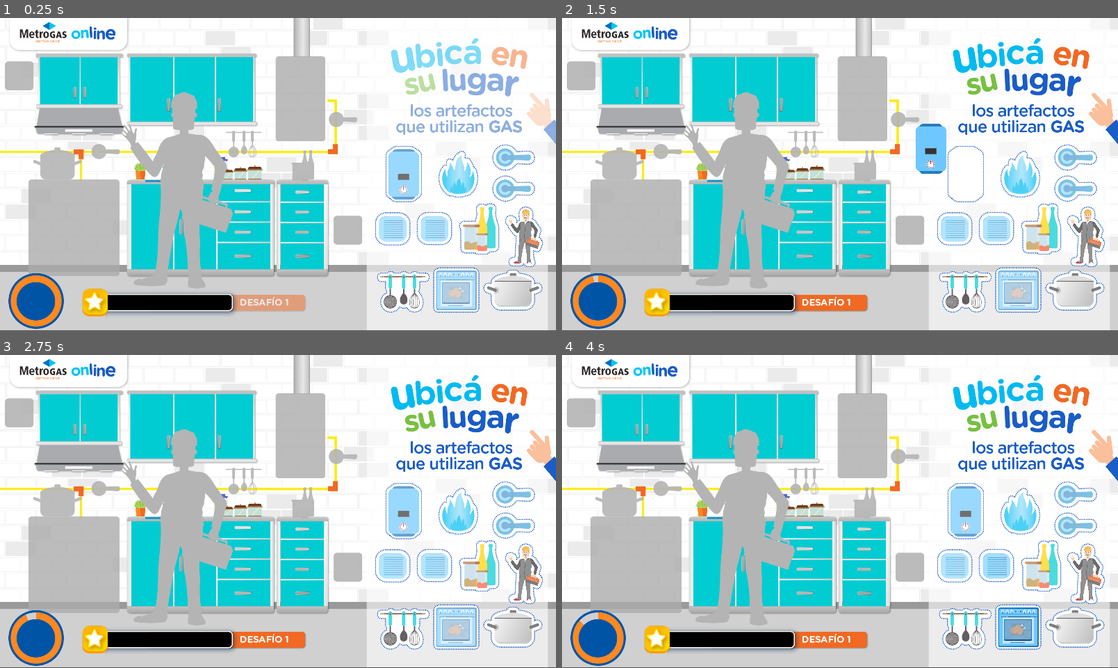
Above: before the commit, frames 1-4 (two rows, left to right).
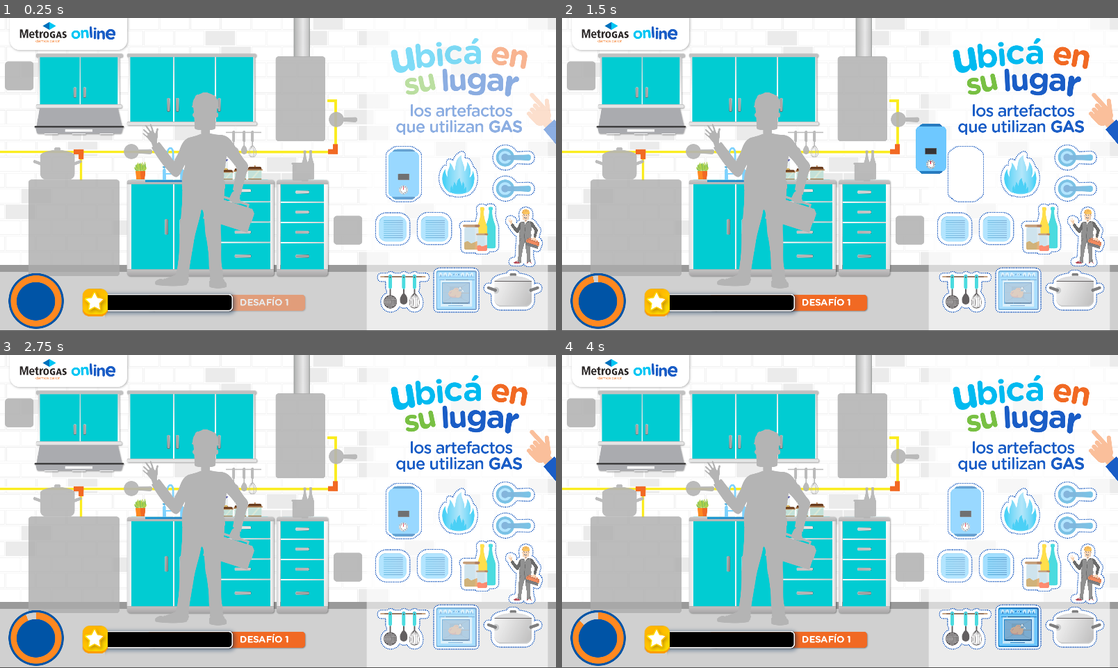
Above: after the commit, the same moments.

Repository: juani347/Metrogas
Game: Godot game, scene res://Levels/Level1.tscn
The game is run twice, just before and just after one commit, with the same random seed, the same clock (stepped at 60 frames per second) and the same inputs. This scene is started directly instead of the project's main scene.
Inputs (mouse positions are in pixels of both pictures, inside the frame that each line leads up to):
- Up to frame 1 (0.25 s): no input
- Up to frame 2 (1.5 s): drag from (862, 99) to (967, 174) at 0.52 s; tap Enter at 1.25 s; drag from (967, 174) to (862, 99) at 1.27 s
- Up to frame 3 (2.75 s): move the mouse to (72, 564) at 2.02 s; click (72, 564) at 2.17 s
- Up to frame 4 (4 s): tap Space at 2.75 s; drag from (1017, 627) to (967, 511) at 2.77 s; drag from (906, 455) to (1017, 627) at 3.52 s

The runs differ from the first frame. In frame 1, 5.0% of the frame differs, in the area x 16-46%, y 23-87%; in frame 2, 5.0%; in frame 3, 5.0%; in frame 4, 5.0%.

Commit message:
Cambios 13/10

Diff:
--- a/Levels/Level1.gd
+++ b/Levels/Level1.gd
@@ -60,9 +60,10 @@
 		elif(obj_clicked.get_parent().name == 'llama'):
 			emit_signal("show_tip",2)
 			$tip_sound.play()
-		elif(obj_clicked.get_parent().name == 'gasista'):
+		elif(obj_clicked.get_parent().name == 'gasista' && !Main.tip_gasista):
 			emit_signal("show_tip",3)
 			$tip_sound.play()
+			Main.tip_gasista=true
 
 		if (colocados == 2 && !fin):
 			emit_signal("change_challenge",desafio+1)
@@ -71,12 +72,14 @@
 			$consigna2.show()
 			$change_desafio.play()
 			$AnimationChallenge.play("Change2")
+			$mano.position= Vector2(1866.76,272.96)
 		elif (colocados == 9):
 			emit_signal("change_challenge",desafio+1)
 			$consigna2.hide()
 			$consigna3.show()
 			$change_desafio.play()
 			$AnimationChallenge.play("Change3")
+			$mano.position= Vector2(1866.76,347.96)
 		elif (colocados == 11):
 			game_over()
 
--- a/Levels/Level1.tscn
+++ b/Levels/Level1.tscn
@@ -80,27 +80,27 @@
 "name": "S10",
 "speed": 5.0
 }, {
+"frames": [ ExtResource( 10 ) ],
+"loop": true,
+"name": "S100",
+"speed": 5.0
+}, {
 "frames": [ ExtResource( 28 ) ],
 "loop": true,
 "name": "S30",
-"speed": 5.0
-}, {
-"frames": [ ExtResource( 10 ) ],
-"loop": true,
-"name": "S100",
 "speed": 5.0
 } ]
 
 [sub_resource type="SpriteFrames" id=2]
 animations = [ {
+"frames": [  ],
+"loop": true,
+"name": "nill",
+"speed": 5.0
+}, {
 "frames": [ ExtResource( 29 ) ],
 "loop": true,
 "name": "S25",
-"speed": 5.0
-}, {
-"frames": [  ],
-"loop": true,
-"name": "nill",
 "speed": 5.0
 }, {
 "frames": [ ExtResource( 9 ) ],
@@ -403,7 +403,7 @@
 collision_scale = Vector2( 1.45, 0.8 )
 
 [node name="s_llave2" parent="llave" instance=ExtResource( 2 )]
-position = Vector2( 364.105, 460.752 )
+position = Vector2( 476.105, 460.752 )
 texture = ExtResource( 13 )
 collision_scale = Vector2( 1.7, 0.8 )
 
@@ -504,7 +504,7 @@
 position = Vector2( 841.334, 434.735 )
 scale = Vector2( 0.842958, 0.856715 )
 texture = ExtResource( 24 )
-collision_scale = Vector2( 1.8, 1.9 )
+collision_scale = Vector2( 1.4, 1.9 )
 
 [node name="uten" parent="utensillos" instance=ExtResource( 1 )]
 modulate = Color( 1, 1, 1, 0.705882 )
@@ -537,9 +537,9 @@
 [node name="gasista" type="Node2D" parent="."]
 
 [node name="s_gasista" parent="gasista" instance=ExtResource( 2 )]
-position = Vector2( 611.914, 594.234 )
+position = Vector2( 685.696, 594.234 )
 texture = ExtResource( 31 )
-collision_scale = Vector2( 4.2, 12 )
+collision_scale = Vector2( 3.8, 12 )
 
 [node name="gasista" parent="gasista" instance=ExtResource( 1 )]
 modulate = Color( 1, 1, 1, 0.705882 )
--- a/Levels/Level2.gd
+++ b/Levels/Level2.gd
@@ -20,7 +20,7 @@
 var desafio=1
 var pop
 var fin=false
-
+var tip_ventilacion=false
 
 func _ready():
 	$ProgressBar.initiate_max(score_max)
@@ -55,15 +55,16 @@
 		emit_signal("score_gained",score_plus)
 		emit_signal("show_scoreplus")
 		if (obj_clicked.get_parent().name == 'llama'):
-			#$llama/s_llama_olla.show() MOSTRAR LA LLAMITA DE LA OLLA
 			emit_signal("show_tip",1)
 			$tip_sound.play()
-		elif(obj_clicked.get_parent().name == 'ventilacion'):
+		elif(obj_clicked.get_parent().name == 'ventilacion' && !tip_ventilacion):
 			emit_signal("show_tip",2)
 			$tip_sound.play()
-		elif(obj_clicked.get_parent().name == 'gasista'):
+			tip_ventilacion=true
+		elif(obj_clicked.get_parent().name == 'gasista' && !Main.tip_gasista):
 			emit_signal("show_tip",3)
 			$tip_sound.play()
+			Main.tip_gasista=true
 
 		if (colocados == 1):
 			emit_signal("change_challenge",desafio+1)
@@ -72,12 +73,14 @@
 			$consigna2.show()
 			$change_desafio.play()
 			$AnimationChallenge.play("Change2")
+			$mano.position= Vector2(1866.76,272.96)
 		elif (colocados == 7):
 			emit_signal("change_challenge",desafio+1)
 			$consigna2.hide()
 			$consigna3.show()
 			$change_desafio.play()
 			$AnimationChallenge.play("Change3")
+			$mano.position= Vector2(1866.76,347.96)
 		elif (colocados == 10):
 			game_over()
 
--- a/Levels/Level2.tscn
+++ b/Levels/Level2.tscn
@@ -81,6 +81,11 @@
 
 [sub_resource type="SpriteFrames" id=2]
 animations = [ {
+"frames": [  ],
+"loop": true,
+"name": "nill",
+"speed": 5.0
+}, {
 "frames": [ ExtResource( 29 ) ],
 "loop": true,
 "name": "S25",
@@ -89,11 +94,6 @@
 "frames": [ ExtResource( 9 ) ],
 "loop": true,
 "name": "S50",
-"speed": 5.0
-}, {
-"frames": [  ],
-"loop": true,
-"name": "nill",
 "speed": 5.0
 } ]
 
@@ -259,14 +259,14 @@
 
 [sub_resource type="SpriteFrames" id=8]
 animations = [ {
+"frames": [ ExtResource( 37 ) ],
+"loop": true,
+"name": "Tip1",
+"speed": 5.0
+}, {
 "frames": [ ExtResource( 35 ) ],
 "loop": true,
 "name": "Tip3",
-"speed": 5.0
-}, {
-"frames": [ ExtResource( 37 ) ],
-"loop": true,
-"name": "Tip1",
 "speed": 5.0
 }, {
 "frames": [ ExtResource( 32 ) ],
--- a/Levels/Level3.gd
+++ b/Levels/Level3.gd
@@ -54,7 +54,6 @@
 		emit_signal("score_gained",score_plus)
 		emit_signal("show_scoreplus")
 		if (obj_clicked.get_parent().name == 'llave_agua'):
-			#$llama/s_llama_olla.show() MOSTRAR LA LLAMITA DE LA OLLA
 			emit_signal("show_tip",1)
 			$tip_sound.play()
 
--- a/Levels/Level3.tscn
+++ b/Levels/Level3.tscn
@@ -47,27 +47,27 @@
 "name": "S10",
 "speed": 5.0
 }, {
+"frames": [ ExtResource( 10 ) ],
+"loop": true,
+"name": "S100",
+"speed": 5.0
+}, {
 "frames": [ ExtResource( 28 ) ],
 "loop": true,
 "name": "S30",
-"speed": 5.0
-}, {
-"frames": [ ExtResource( 10 ) ],
-"loop": true,
-"name": "S100",
 "speed": 5.0
 } ]
 
 [sub_resource type="SpriteFrames" id=2]
 animations = [ {
+"frames": [  ],
+"loop": true,
+"name": "nill",
+"speed": 5.0
+}, {
 "frames": [ ExtResource( 29 ) ],
 "loop": true,
 "name": "S25",
-"speed": 5.0
-}, {
-"frames": [  ],
-"loop": true,
-"name": "nill",
 "speed": 5.0
 }, {
 "frames": [ ExtResource( 9 ) ],
--- a/Levels/Level4.gd
+++ b/Levels/Level4.gd
@@ -54,12 +54,12 @@
 		emit_signal("score_gained",score_plus)
 		emit_signal("show_scoreplus")
 		if (obj_clicked.get_parent().name == 'llave'):
-			#$llama/s_llama_olla.show() MOSTRAR LA LLAMITA DE LA OLLA
 			emit_signal("show_tip",1)
 			$tip_sound.play()
-		elif(obj_clicked.get_parent().name == 'gasista'):
+		elif(obj_clicked.get_parent().name == 'gasista' && !Main.tip_gasista):
 			emit_signal("show_tip",2)
 			$tip_sound.play()
+			Main.tip_gasista=true
 
 		if (colocados == 1):
 			emit_signal("change_challenge",desafio+1)
@@ -68,12 +68,14 @@
 			$consigna2.show()
 			$change_desafio.play()
 			$AnimationChallenge.play("Change2")
+			$mano.position= Vector2(1866.76,272.96)
 		elif (colocados == 6):
 			emit_signal("change_challenge",desafio+1)
 			$consigna2.hide()
 			$consigna3.show()
 			$change_desafio.play()
 			$AnimationChallenge.play("Change3")
+			$mano.position= Vector2(1866.76,347.96)
 		elif (colocados == 9):
 
 			game_over()
--- a/Levels/Level4.tscn
+++ b/Levels/Level4.tscn
@@ -66,6 +66,11 @@
 
 [sub_resource type="SpriteFrames" id=2]
 animations = [ {
+"frames": [  ],
+"loop": true,
+"name": "nill",
+"speed": 5.0
+}, {
 "frames": [ ExtResource( 29 ) ],
 "loop": true,
 "name": "S25",
@@ -74,11 +79,6 @@
 "frames": [ ExtResource( 9 ) ],
 "loop": true,
 "name": "S50",
-"speed": 5.0
-}, {
-"frames": [  ],
-"loop": true,
-"name": "nill",
 "speed": 5.0
 } ]
 
